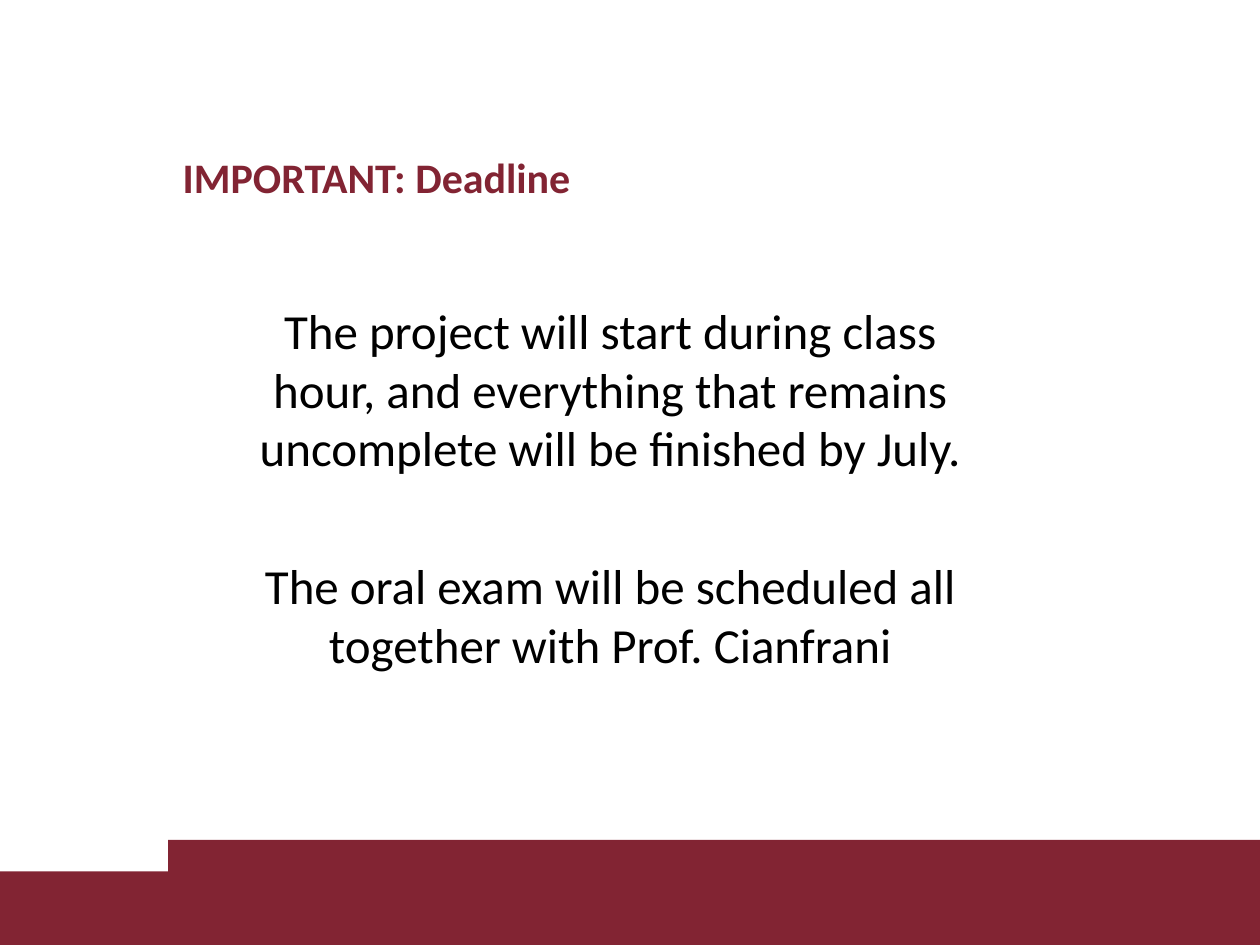
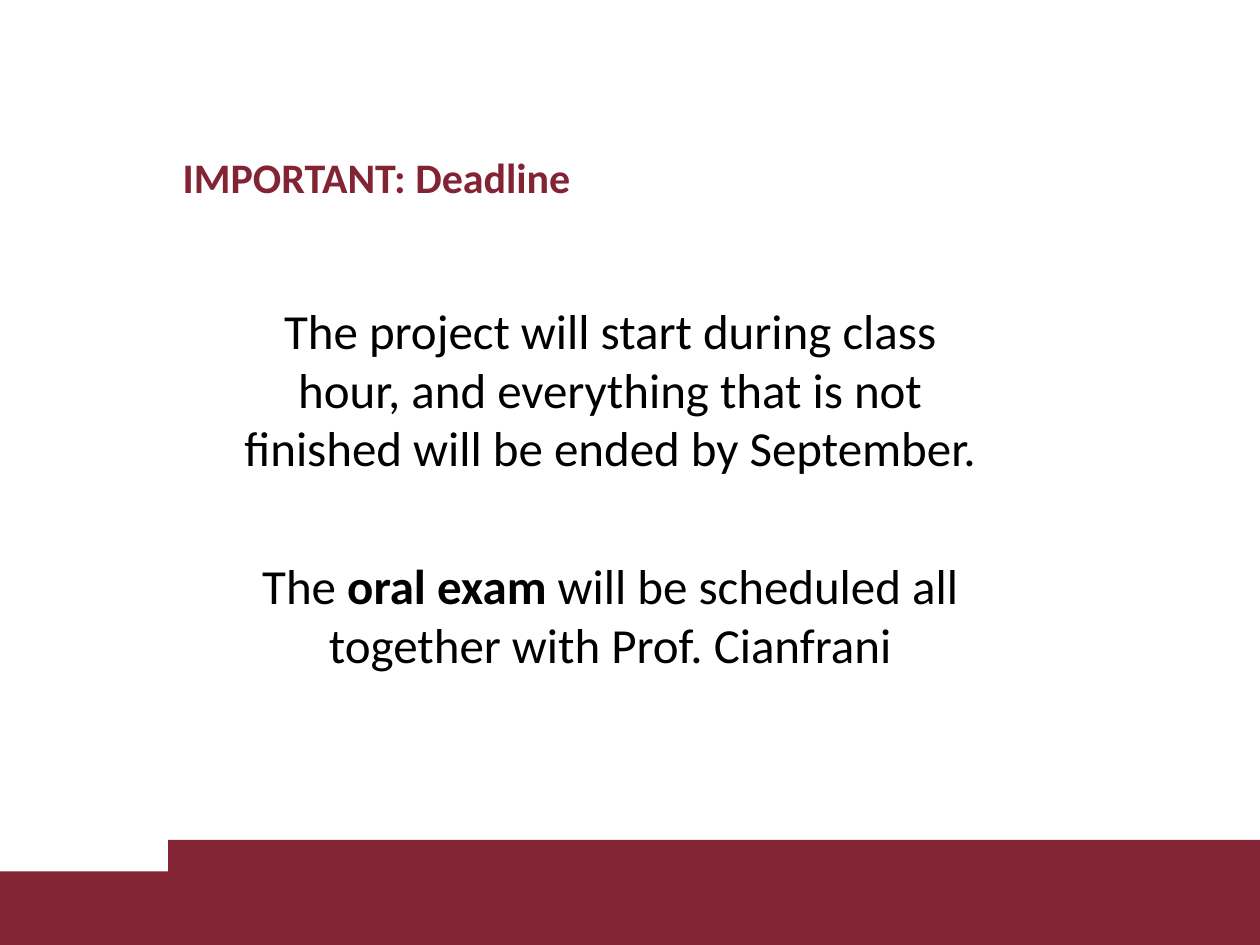
Before and after one commit to davaureli/NBD_LabSession, a slide deck: slide 9 of Lecture 1/Lecture 1.pptx. Drawn at 1260x945 pixels with LibreOffice and Linux fonts; fonts in the diff are those of the drawing; background and template pictures are left out. Boxes give left, top, right and bottom in pixels: in the first picture for what was removed or moved away, otherwise in the second. Text is boxed around its words. In the diff, an @@ line names an element or a change of style, - is before the commit and + after.

```diff
--- a/Lecture 1/Lecture 1.pptx
+++ b/Lecture 1/Lecture 1.pptx
@@ text at [244,315,976,474]: text changed @@
-The project will start during class hour, and everything that remains uncomplete will be finished by July.
+The project will start during class hour, and everything that is not finished will be ended by September.
@@ text at [262,569,958,672]: bold on in "oral exam" @@
```
Also in this commit, not shown: 7 other slides changed, 1 other file.
